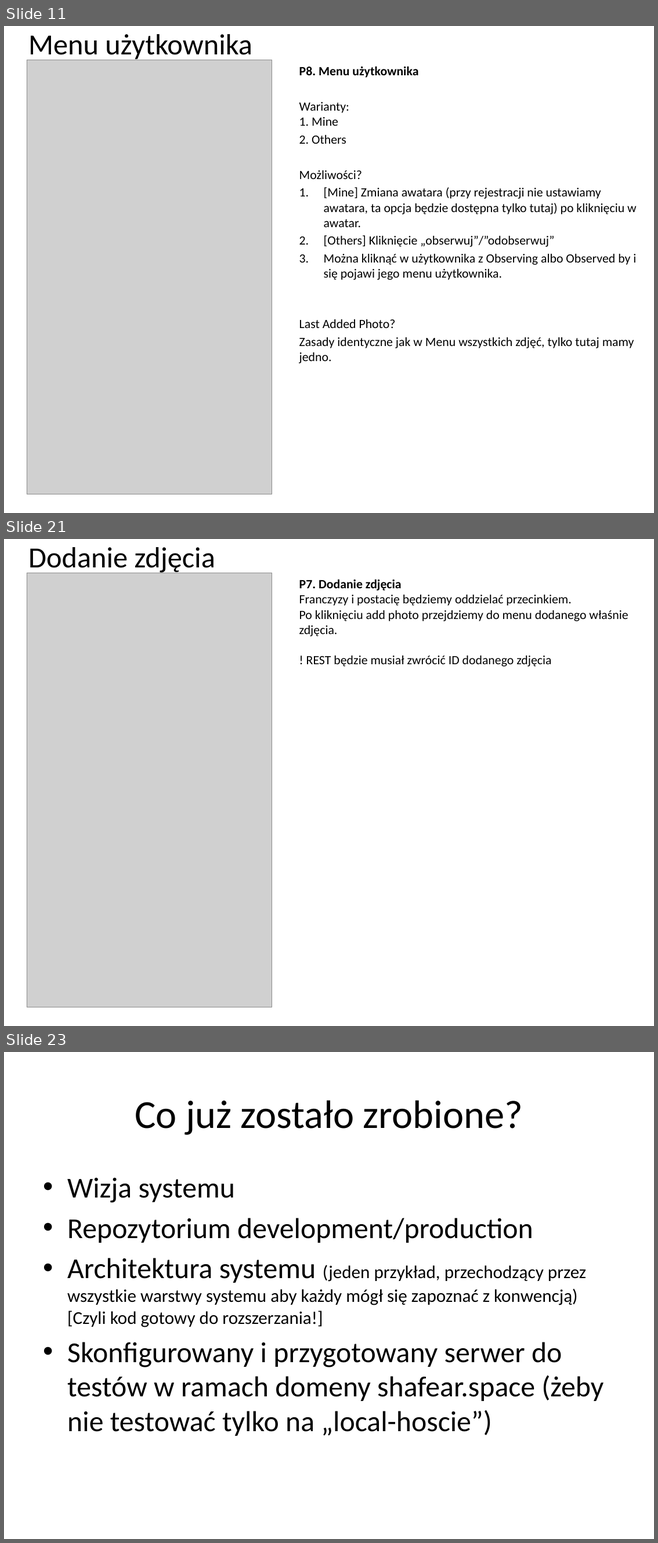
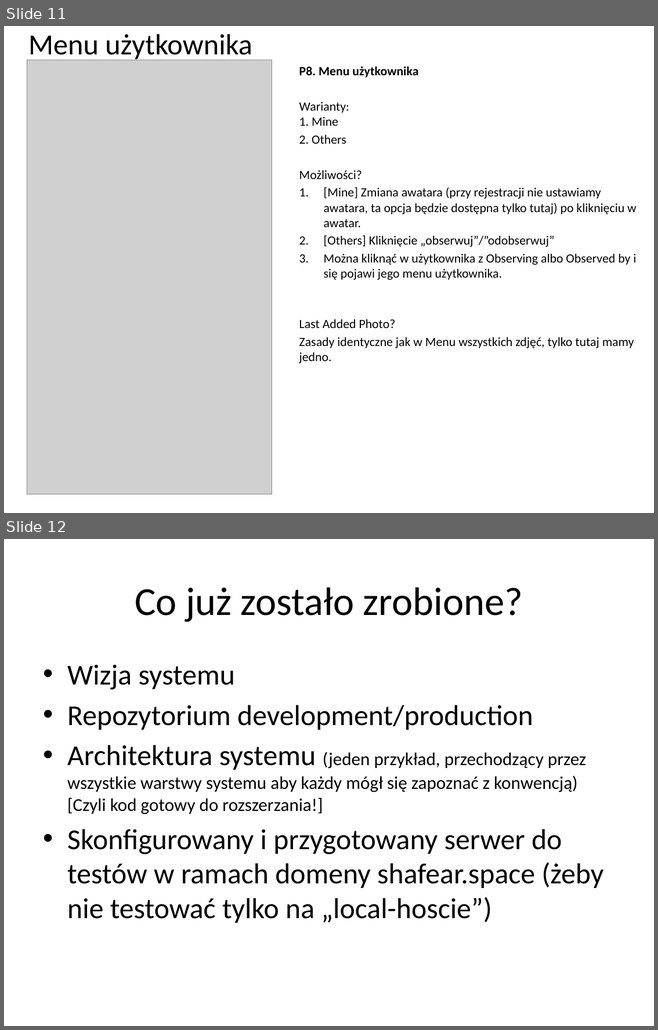
Before and after one commit to Antah/Projekt-zespolowy, a slide deck: Dokumentacja/Prototyp interfejsu/CosplayBook.pptx. Shown one above the other, each under a label of ours: slides 11, 21 and 23 before the commit, slides 11 and 12 after it; the slides between them are not shown. The pictures are 658x1543 and 658x1030 pixels, drawn with LibreOffice and Linux fonts; fonts in the diff are those of the drawing; grey boxes stand for pictures. Boxes give left, top, right and bottom in pixels: in the first picture for what was removed or moved away, otherwise in the second. Text is boxed around its words. In the diff, an @@ line names an element or a change of style, - is before the commit and + after.

```diff
--- a/Dokumentacja/Prototyp interfejsu/CosplayBook.pptx
+++ b/Dokumentacja/Prototyp interfejsu/CosplayBook.pptx
@@ slide 21 removed at (x1=4, y1=539, x2=654, y2=1026), background #FFFFFF @@
@@ title removed at (x1=28, y1=547, x2=215, y2=574) @@
-Dodanie zdjęcia
@@ picture removed at (x1=27, y1=573, x2=271, y2=1008) @@
@@ text removed at (x1=299, y1=579, x2=628, y2=667) @@
-P7. Dodanie zdjęcia
-Franczyzy i postacię będziemy oddzielać przecinkiem.
-Po kliknięciu add photo przejdziemy do menu dodanego właśnie zdjęcia.
-! REST będzie musiał zwrócić ID dodanego zdjęcia
@@ what was slide 23 is now slide 12 @@
```
Also in this commit, not shown: 10 other slides removed.
